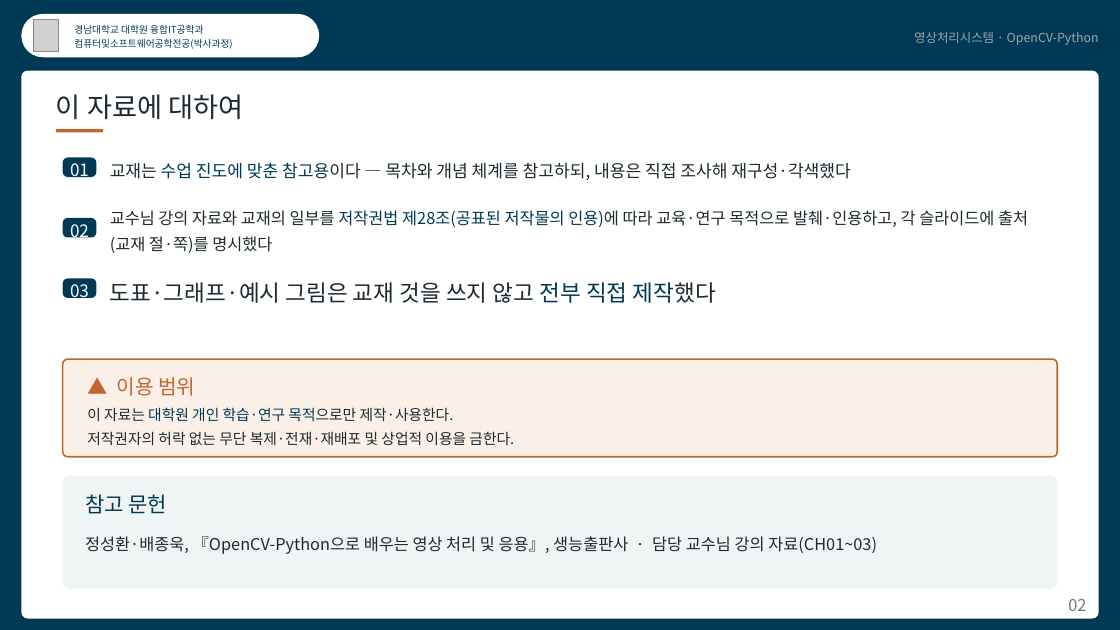
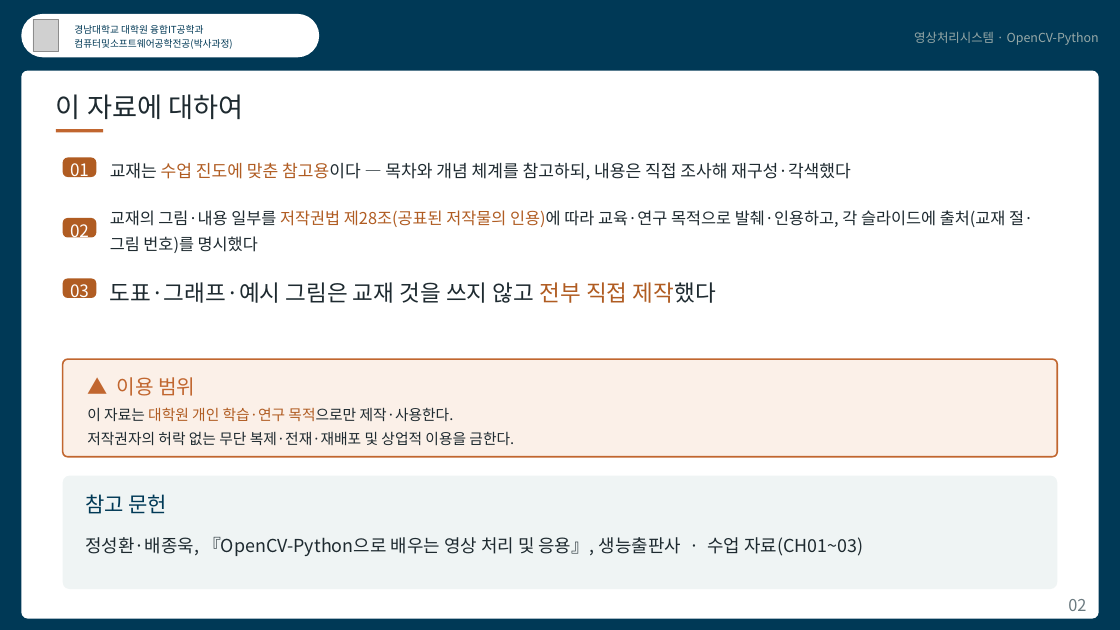
Before and after one commit to kkiimmiinn/cs-study-lab, a slide deck: slide 2 of ips/영상처리시스템_CH03.pptx. Drawn at 1120x630 pixels with LibreOffice and Linux fonts; fonts in the diff are those of the drawing; grey boxes stand for pictures. Boxes give left, top, right and bottom in pixels: in the first picture for what was removed or moved away, otherwise in the second. Text is boxed around its words. In the diff, an @@ line names an element or a change of style, - is before the commit and + after.

```diff
--- a/ips/영상처리시스템_CH03.pptx
+++ b/ips/영상처리시스템_CH03.pptx
@@ text "교재는 수업 진도에 맞춘 참고용이다 ..." at (110,162,851,180): text colour #003956 to #B05C22 in "수업 진도에 맞춘 참고용이다" @@
@@ text at (110,210,1033,253): text changed @@
-교수님 강의 자료와 교재의 일부를 저작권법 제28조(공표된 저작물의 인용)에 따라 교육·연구 목적으로 발췌·인용하고, 각 슬라이드에 출처(교재 절·쪽)를 명시했다
+교재의 그림·내용 일부를 저작권법 제28조(공표된 저작물의 인용)에 따라 교육·연구 목적으로 발췌·인용하고, 각 슬라이드에 출처(교재 절·그림 번호)를 명시했다
@@ text "도표·그래프·예시 그림은 교재 것을 쓰지 ..." at (110,282,716,303): text colour #003956 to #B05C22 in "전부 직접 제작했다" @@
@@ fill #003956 to #B05C22 in 3 elements at (63,157,96,177), (63,218,96,237), (63,278,96,298) @@
@@ text at (87,407,454,421): text colour #003956 to #B05C22 in "대학원 개인 학습·연구 목적으로만" @@
@@ text at (85,537,863,556): text changed; size 21 to 23 pt @@
-정성환·배종욱, 『OpenCV-Python으로 배우는 영상 처리 및 응용』, 생능출판사 · 담당 교수님 강의 자료(CH01~03)
+정성환·배종욱, 『OpenCV-Python으로 배우는 영상 처리 및 응용』, 생능출판사 · 수업 자료(CH01~03)
```
Also in this commit, not shown: 13 other slides changed, 47 other files.
